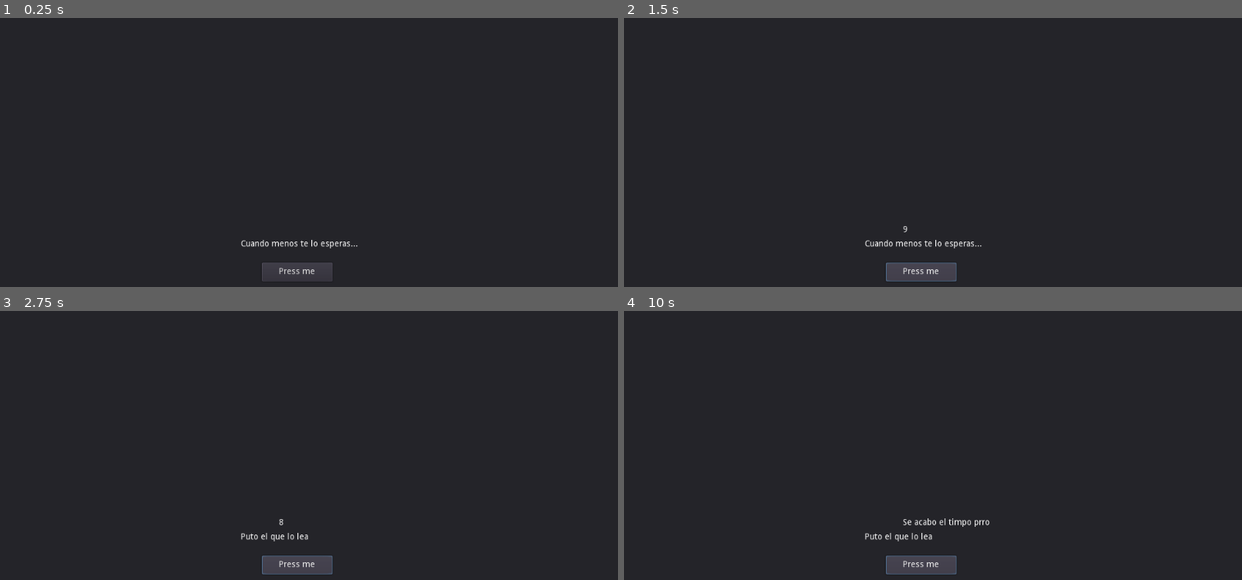
Above: before the commit, frames 1-4 (two rows, left to right).
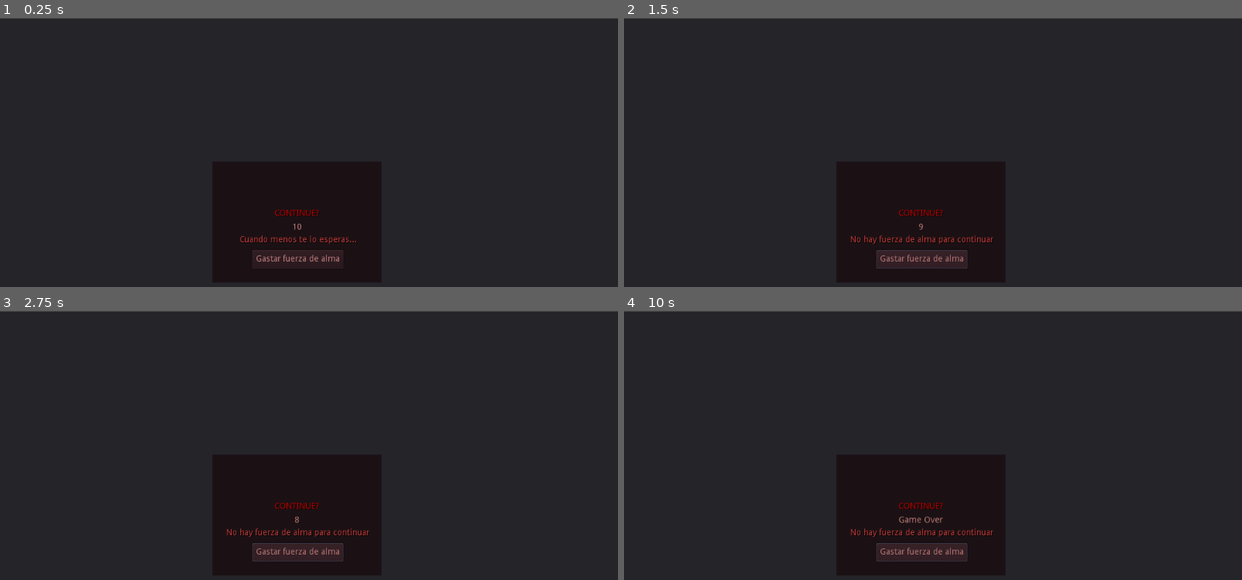
Above: after the commit, the same moments.

Repository: kevinlink123/Red-Queen
Game: Godot game, scene res://HelloWorld.tscn
Same seed, same stepped clock (60 frames per second), same inputs: the game is played once before the commit and once after it.
Inputs:
- Up to frame 1 (0.25 s): no input
- Up to frame 2 (1.5 s): click "Press me" (after the commit: "Gastar fuerza de alma") at 0.5 s; click "Press me" (after the commit: "Gastar fuerza de alma") at 1.25 s
- Up to frame 3 (2.75 s): click "Press me" (after the commit: "Gastar fuerza de alma") at 2 s
- Up to frame 4 (10 s): tap Enter at 2.75, 4.25, 5.75 s; tap Space at 3.5, 5, 6.5 s

The runs differ from the first frame. In frame 1, 1.9% of the frame differs, in the area x 0-100%, y 0-98%; in frame 2, 2.1%; in frame 3, 2.0%; in frame 4, 2.2%.

Commit message:
Cambios en los contenidos del anterior commit
Estos cambios agregados serán la versión "v0.01" del código de pruebas. Solo le cambie cambie el nombre a los mensajes para que se parezca a una primitiva pantalla de "continue?".

Diff:
--- a/First Godot Code/HelloWorld.gd
+++ b/First Godot Code/HelloWorld.gd
@@ -1,18 +1,12 @@
 extends Panel
 
 var originalText = "Cuando menos te lo esperas...";
-var newText = "Puto el que lo lea";
-var wasPressed = false;
+var newText = "No hay fuerza de alma para continuar";
 
 func _ready():
-	get_node("Button").connect("pressed", self, "on_button_pressed");
-
+	get_node("Container/Button").connect("pressed", self, "on_button_pressed");
+	get_node("Container/Label").text = originalText;
 
 
 func on_button_pressed():
-	if wasPressed:
-		get_node("Label").text = originalText;
-		wasPressed = false;
-	else:
-		get_node("Label").text = newText;
-		wasPressed = true;
+		get_node("Container/Label").text = newText;
--- a/First Godot Code/HelloWorld.tscn
+++ b/First Godot Code/HelloWorld.tscn
@@ -4,27 +4,55 @@
 [ext_resource path="res://MensajePrron.gd" type="Script" id=2]
 
 [node name="Panel" type="Panel"]
-margin_right = 1026.0
-margin_bottom = 602.0
+margin_left = -0.768677
+margin_top = 0.768646
+margin_right = 1025.23
+margin_bottom = 602.769
 script = ExtResource( 1 )
 
-[node name="Label" type="Label" parent="."]
-margin_left = 399.29
-margin_top = 368.92
-margin_right = 593.29
-margin_bottom = 398.92
+[node name="Container" type="Panel" parent="."]
+modulate = Color( 0.752941, 0.486275, 0.486275, 1 )
+margin_left = 352.91
+margin_top = 237.898
+margin_right = 632.91
+margin_bottom = 438.898
+
+[node name="Label" type="Label" parent="Container"]
+margin_left = 7.0
+margin_top = 123.0
+margin_right = 277.0
+margin_bottom = 137.0
+custom_colors/font_color = Color( 1, 0.466667, 0.466667, 1 )
+custom_colors/font_color_shadow = Color( 0, 0, 0, 1 )
 text = "Cuando menos te lo esperas..."
+align = 1
 
-[node name="Button" type="Button" parent="."]
-margin_left = 434.444
-margin_top = 407.468
-margin_right = 551.444
-margin_bottom = 438.468
-text = "Press me"
+[node name="MensajePrron" type="Label" parent="Container"]
+margin_left = 3.0
+margin_top = 102.0
+margin_right = 277.0
+margin_bottom = 117.0
+rect_pivot_offset = Vector2( 38.8701, 10.3316 )
+custom_colors/font_color = Color( 1, 1, 1, 1 )
+align = 1
+script = ExtResource( 2 )
 
-[node name="MensajePrron" type="Label" parent="."]
-margin_left = 462.301
-margin_top = 345.432
-margin_right = 544.301
-margin_bottom = 366.432
-script = ExtResource( 2 )
+[node name="Button" type="Button" parent="Container"]
+margin_left = 66.0757
+margin_top = 147.421
+margin_right = 217.076
+margin_bottom = 178.421
+custom_colors/font_color = Color( 1, 1, 1, 1 )
+text = "Gastar fuerza de alma"
+
+[node name="Continue" type="Label" parent="Container"]
+margin_left = 74.3371
+margin_top = 65.5115
+margin_right = 208.337
+margin_bottom = 105.512
+custom_colors/font_color = Color( 1, 0, 0, 1 )
+custom_colors/font_outline_modulate = Color( 0.6, 0.317647, 0.317647, 1 )
+custom_colors/font_color_shadow = Color( 0, 0, 0, 1 )
+text = "CONTINUE?"
+align = 1
+valign = 1
--- a/First Godot Code/MensajePrron.gd
+++ b/First Godot Code/MensajePrron.gd
@@ -2,15 +2,15 @@
 # entorno global (extend de xxx)
 var cont = 0;
 var num = 10;
-var mensajeTimeOut = "Se acabo el timpo prro";
+var mensajeTimeOut = "Game Over";
 
 # _process se ejecuta por cada frame que se renderiza
 func _process(delta):
+	text = str(num);
 	cont = cont + 1;
 	if cont == 60:
 		cont = 0;
 		num = num - 1;
-		text = str(num);
 
 
 	if num == 0:
